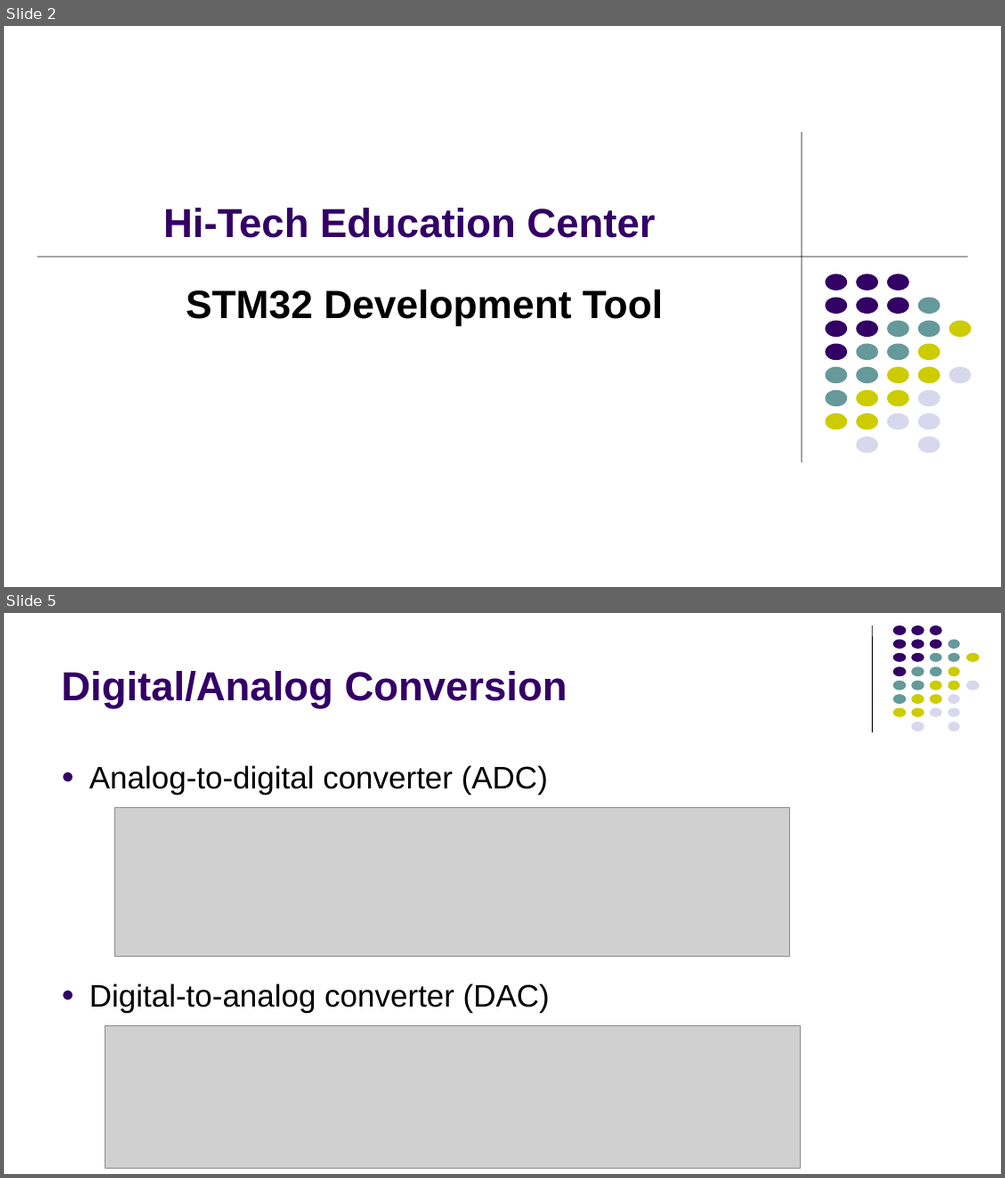
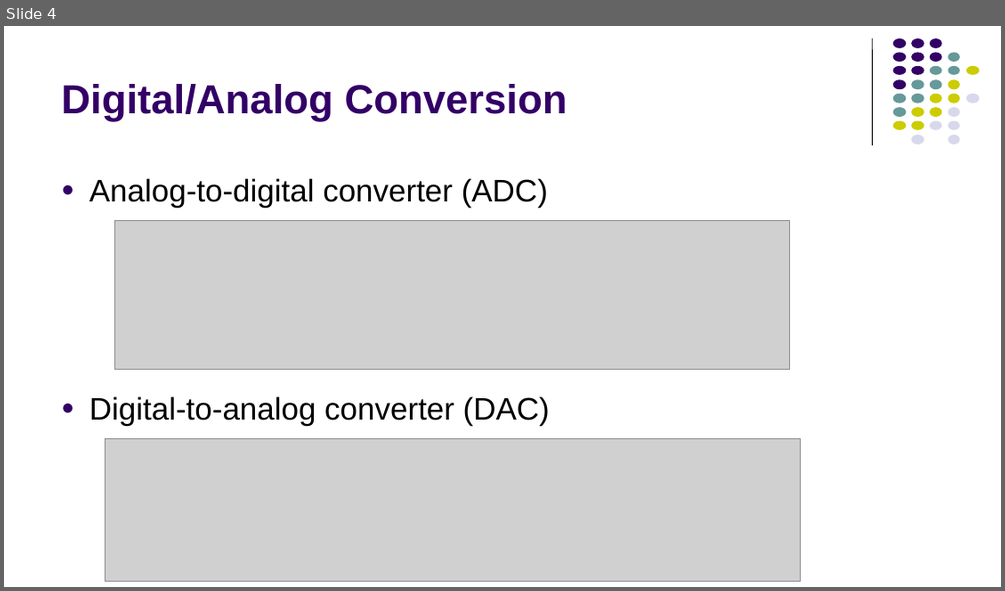
Before and after one commit to kmtekvn/hitech_stm32_basic, a slide deck: 04. Slides/05. ADC/ADC.pptx. Shown one above the other, each under a label of ours: slides 2 and 5 before the commit, slide 4 after it; the slides between them are not shown. The pictures are 1005x1178 and 1005x591 pixels, drawn with LibreOffice and Linux fonts; fonts in the diff are those of the drawing; grey boxes stand for pictures. Boxes give left, top, right and bottom in pixels: in the first picture for what was removed or moved away, otherwise in the second. Text is boxed around its words. In the diff, an @@ line names an element or a change of style, - is before the commit and + after.

```diff
--- a/04. Slides/05. ADC/ADC.pptx
+++ b/04. Slides/05. ADC/ADC.pptx
@@ slide 2 removed at [4, 26, 1001, 587], background #FFFFFF @@
@@ line removed from (802, 132) to (802, 462) @@
@@ text removed at [163, 208, 655, 238] @@
-Hi-Tech Education Center
@@ line removed from (37, 257) to (968, 257) @@
@@ text removed at [186, 289, 663, 325] @@
-STM32 Development Tool
@@ group removed at [825, 273, 971, 453]: 31 ellipses @@
@@ what was slide 5 is now slide 4 @@
```
Also in this commit, not shown: 17 slides changed, 2 slides added, 1 other slide removed.
